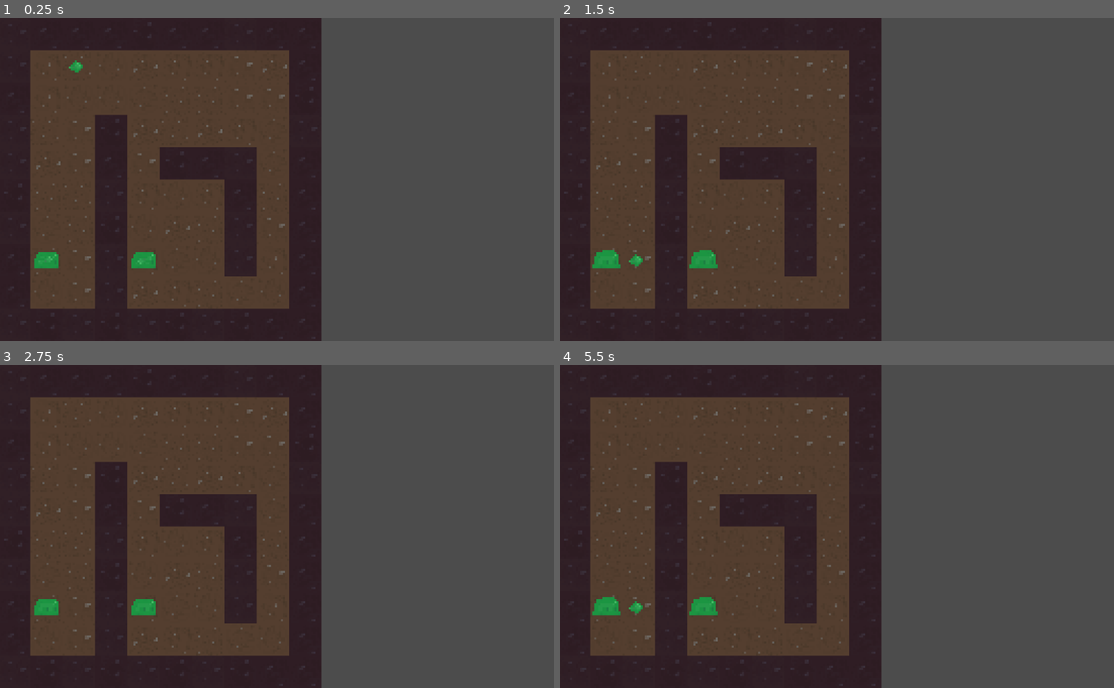
Above: before the commit, frames 1-4 (two rows, left to right).
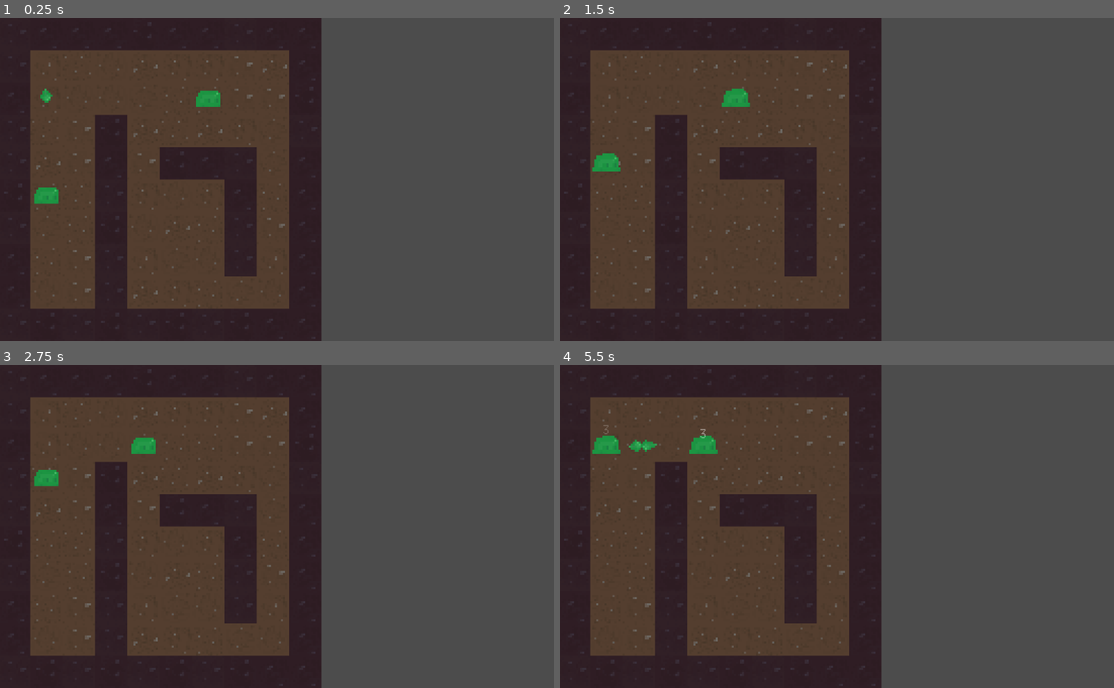
Above: after the commit, the same moments.

Repository: TuoLiYinLi/MonsterSmelter
Game: Godot game, scene res://test_3.tscn
The game is run twice, just before and just after one commit, with the same random seed, the same clock (stepped at 60 frames per second) and the same inputs.
Inputs:
- Up to frame 1 (0.25 s): no input
- Up to frame 2 (1.5 s): no input
- Up to frame 3 (2.75 s): tap Enter at 2 s
- Up to frame 4 (5.5 s): no input

The runs differ from the first frame. In frame 1, 1.0% of the frame differs, in the area x 6-40%, y 13-78%; in frame 2, 1.0%; in frame 3, 0.9%; in frame 4, 1.2%, in the area x 5-29%, y 18-78%.

Commit message:
测试内容更新

Diff:
--- a/test_3.gd
+++ b/test_3.gd
@@ -23,8 +23,8 @@
 		G.spawn_manager.spawn_building_dirt_wall(7,i,randi()%3)
 
 
-	var m1 = G.spawn_manager.spawn_battle_entity_slime(2,7)
-	var m2 = G.spawn_manager.spawn_battle_entity_slime(4,8)
+	var m1 = G.spawn_manager.spawn_battle_entity_slime(2,5)
+	var m2 = G.spawn_manager.spawn_battle_entity_slime(7,2)
 
 	m1.attack_target = m2
 	m2.attack_target = m1
@@ -34,4 +34,4 @@
 			G.spawn_manager.spawn_ground_dirt(i,j,randi()%8)
 
 
-	G.spawn_manager.spawn_projectile_little_slime_ball(1,1,G.DIRECTION.RIGHT)
+	G.spawn_manager.spawn_projectile_little_slime_ball(1,1,G.DIRECTION.DOWN)
